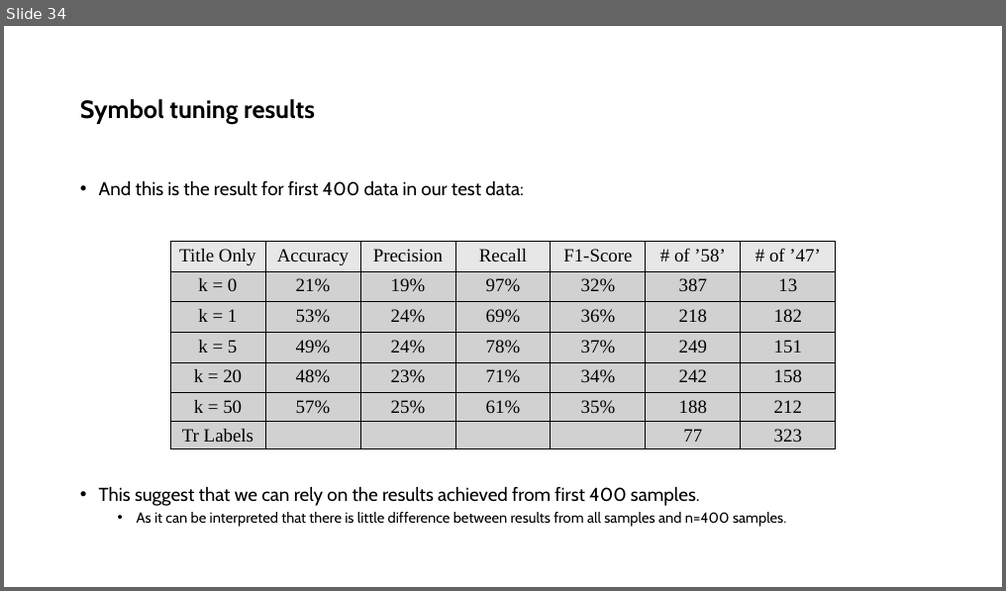
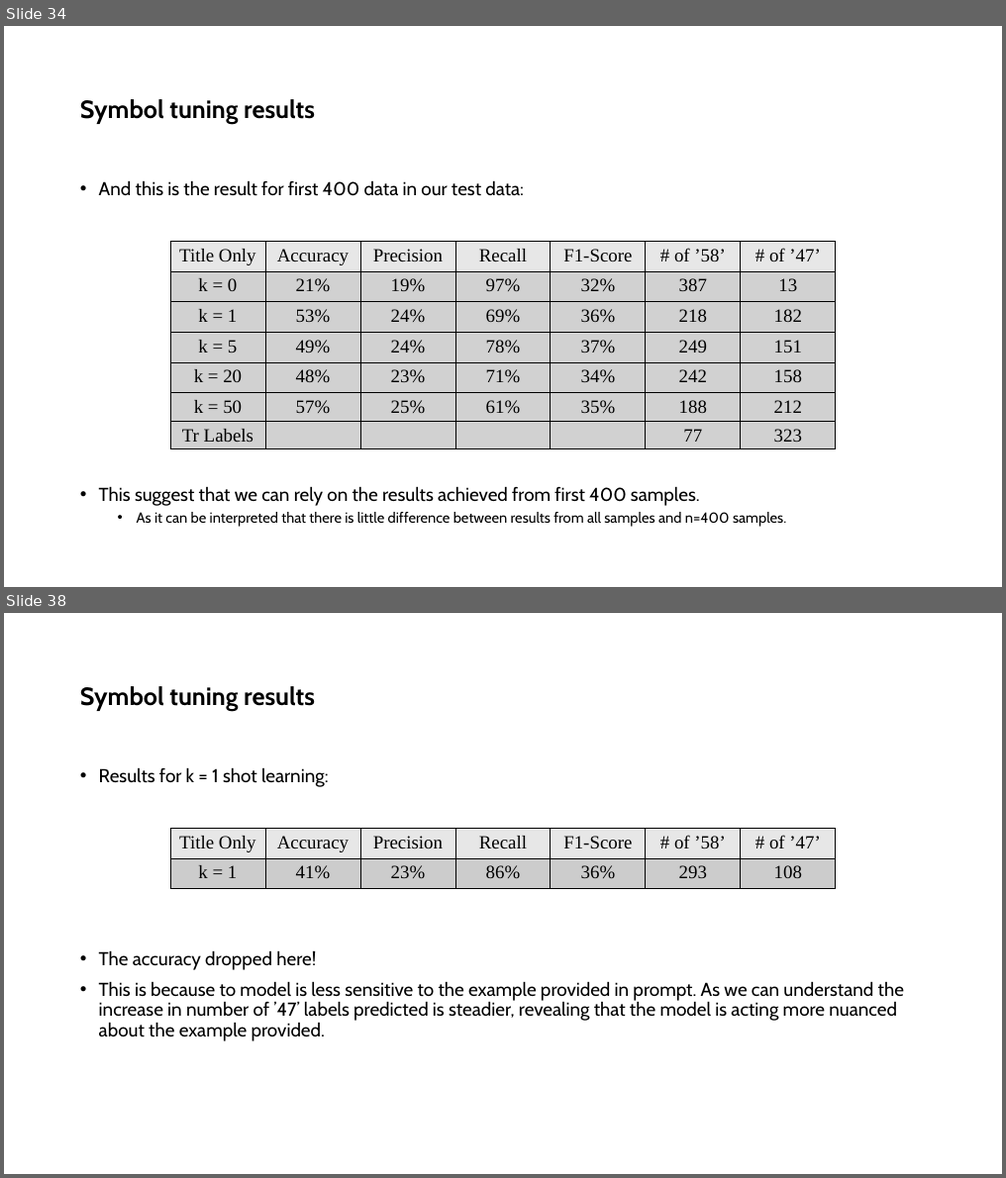
Before and after one commit to ShayanSalehi81/BachelorProject, a slide deck: Slides/Symbol Tuning.pptx. Shown one above the other, each under a label of ours: slide 34 before the commit, slides 34 and 38 after it; the slides between them are not shown. The pictures are 1006x591 and 1006x1178 pixels, drawn with LibreOffice and Linux fonts; fonts in the diff are those of the drawing. Boxes give left, top, right and bottom in pixels: in the first picture for what was removed or moved away, otherwise in the second. Text is boxed around its words. In the diff, an @@ line names an element or a change of style, - is before the commit and + after.

```diff
--- a/Slides/Symbol Tuning.pptx
+++ b/Slides/Symbol Tuning.pptx
@@ slide 38 added at [4,613,1002,1174], background #FFFFFF @@
@@ title added at [80,686,315,711], 24 pt, text #000000, bold @@
+Symbol tuning results
@@ text added at [99,767,904,1042], 18 pt, text #000000 @@
+• Results for k = 1 shot learning:
+• The accuracy dropped here!
+• This is because to model is less sensitive to the example provided in prompt. As we can understand the increase in number of ’47’ labels predicted is steadier, revealing that the model is acting more nuanced about the example provided.
@@ table added at [170,829,836,889], 2 rows, 7 columns @@
+Title Only | Accuracy | Precision | Recall | F1-Score | # of ’58’ | # of ’47’
+k = 1 | 41% | 23% | 86% | 36% | 293 | 108
```
Also in this commit, not shown: 10 other slides added, 3 other files.
